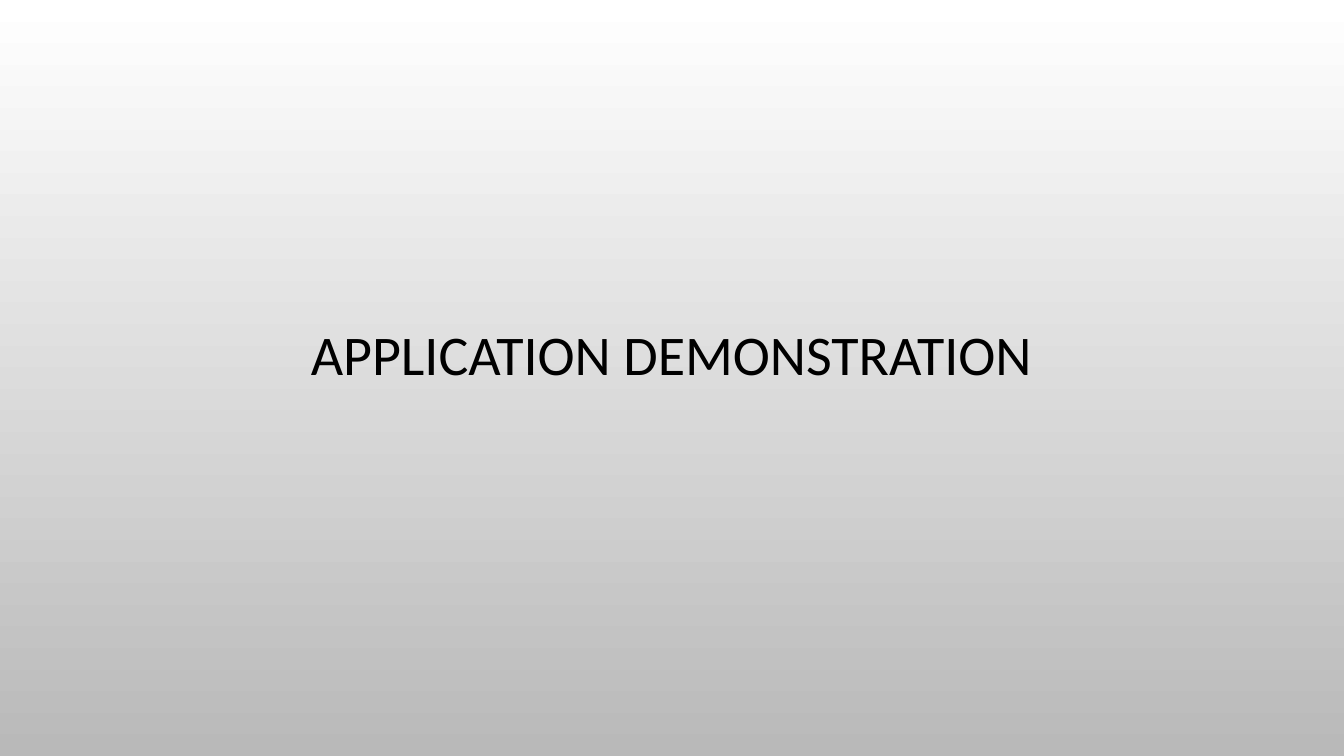
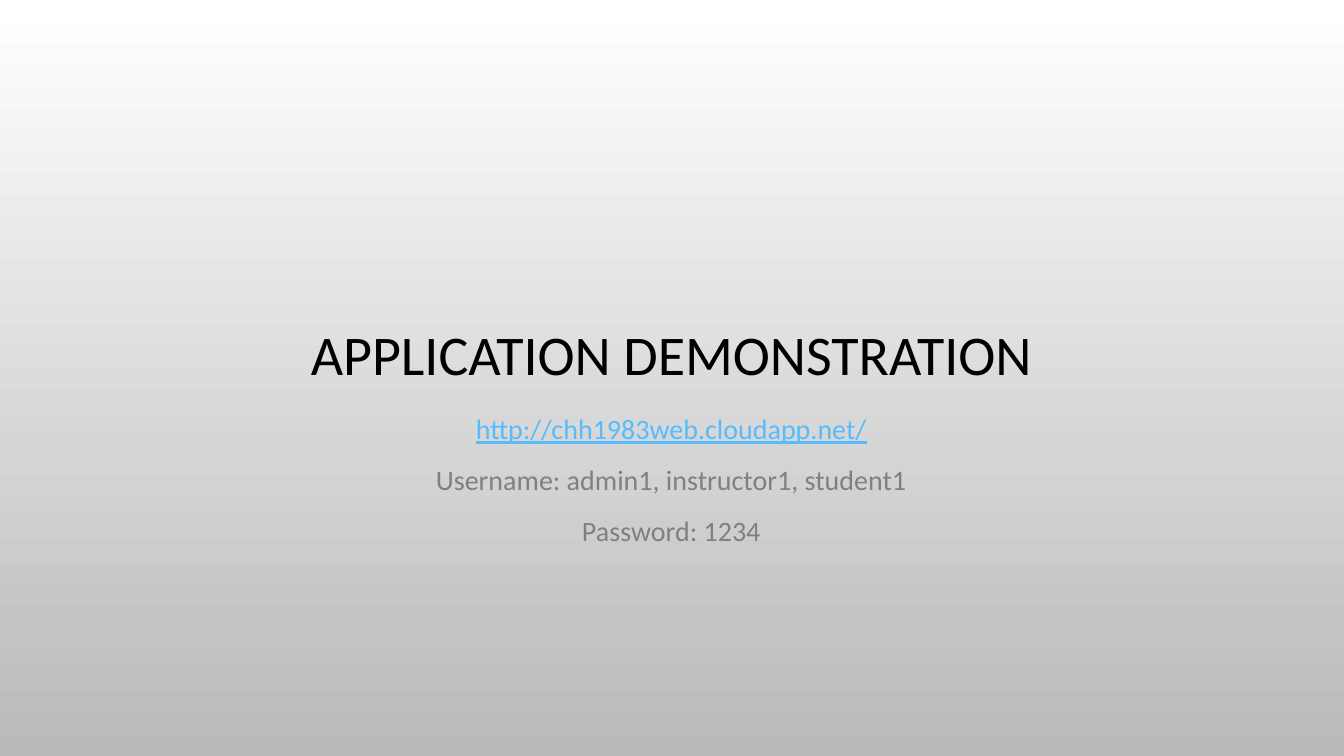
Before and after one commit to chenghao1983/9EA0F9C3-119A-4D20-9D56-E444CBEC5925_Active_Learning_Group4, a slide deck: slide 8 of Doc/Active_Learning_Group4_Presentation.pptx. Drawn at 1344x756 pixels with LibreOffice and Linux fonts; fonts in the diff are those of the drawing; background and template pictures are left out. Boxes give left, top, right and bottom in pixels: in the first picture for what was removed or moved away, otherwise in the second. Text is boxed around its words. In the diff, an @@ line names an element or a change of style, - is before the commit and + after.

```diff
--- a/Doc/Active_Learning_Group4_Presentation.pptx
+++ b/Doc/Active_Learning_Group4_Presentation.pptx
@@ text added at [436, 419, 906, 541], 20 pt, text #808080 @@
+http://chh1983web.cloudapp.net/
+Username: admin1, instructor1, student1
+Password: 1234
```
